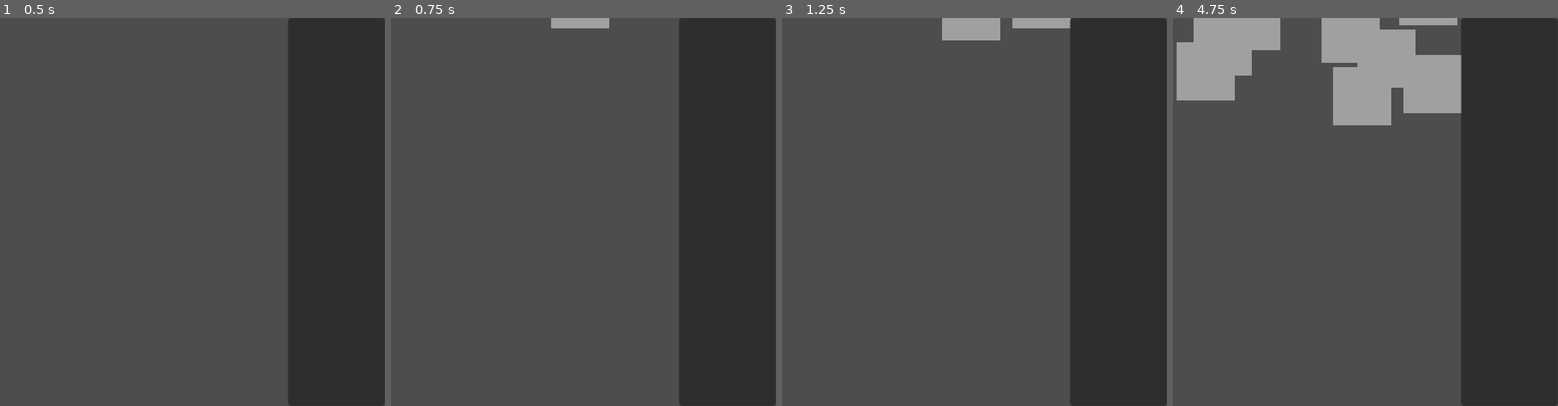
Above: before the commit, frames 1-4 (left to right).
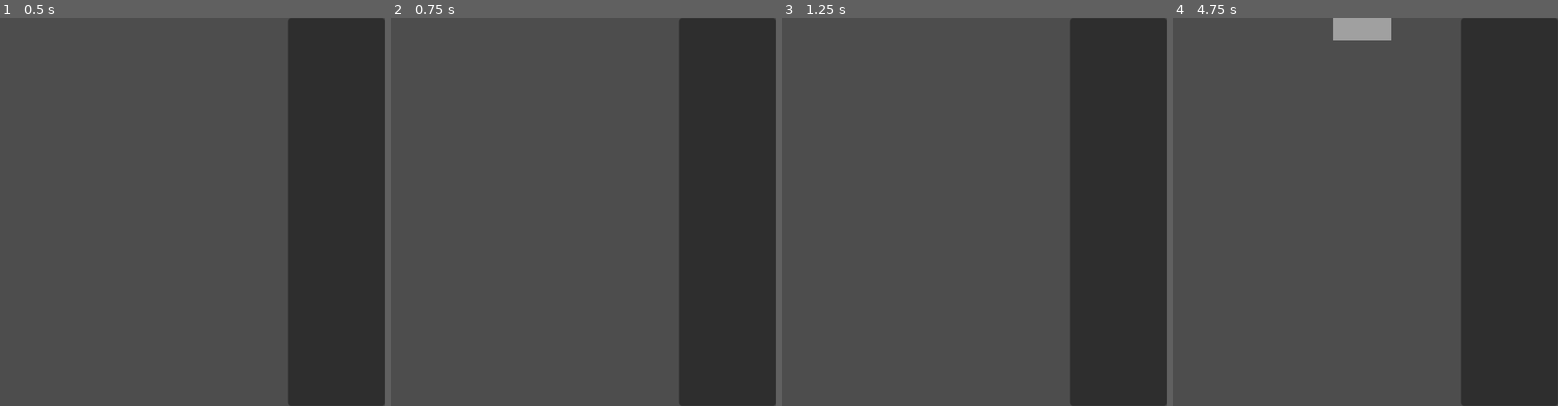
Above: after the commit, the same moments.

Repository: Zoidmania/gdex-2023-winter
Game: Godot game, scene res://stages/stage_1.tscn
Same seed, same stepped clock (60 frames per second), same inputs: the game is played once before the commit and once after it. The engine's default icon, where the game draws it, is replaced by a stand-in: a white triangle on a blue panel in a dark square.
Inputs:
- Up to frame 1 (0.5 s): no input
- Up to frame 2 (0.75 s): tap Enter at 0.5 s; hold Right (santa_move_right) from 0.53 s (still down); tap Space (santa_shoot) at 0.6 s
- Up to frame 3 (1.25 s): keep holding Right (santa_move_right)
- Up to frame 4 (4.75 s): release Right (santa_move_right) at 1.28 s; hold Down (santa_move_down) 1.28-2.03 s; tap Space (santa_shoot) every 0.75 s from 1.35 to 4.35 s; hold Right (santa_move_right) 2.03-2.78 s; hold Up (santa_move_up) 2.78-3.53 s; hold Left (santa_move_left) from 3.53 s (still down)

Frame 1 is identical in both runs. In frame 2, 0.4% of the frame differs, in the area x 41-57%, y 0-3%; in frame 3, 1.3%; in frame 4, 11%, in the area x 0-75%, y 0-28%.

Commit message:
create base stage scene, change stage1 to inherit base stage scene

Diff:
--- /dev/null
+++ b/src/stages/stage.tscn
@@ -0,0 +1,7 @@
+[gd_scene load_steps=2 format=3 uid="uid://cv75r8ff33mru"]
+
+[ext_resource type="PackedScene" uid="uid://dt47ouy0h30vr" path="res://hud.tscn" id="1_ofi62"]
+
+[node name="Stage" type="Node2D"]
+
+[node name="HUD" parent="." instance=ExtResource("1_ofi62")]
--- a/src/stages/stage_1.tscn
+++ b/src/stages/stage_1.tscn
@@ -1,12 +1,10 @@
-[gd_scene load_steps=4 format=3 uid="uid://blke6hd32d6xy"]
+[gd_scene load_steps=4 format=3 uid="uid://d1op0dhpjdb7l"]
 
-[ext_resource type="PackedScene" uid="uid://dt47ouy0h30vr" path="res://hud.tscn" id="1_nff42"]
+[ext_resource type="PackedScene" uid="uid://cv75r8ff33mru" path="res://stages/stage.tscn" id="1_o1ghk"]
 [ext_resource type="PackedScene" uid="uid://cyfrv23x7cjxg" path="res://stages/stage_1_enemy_generator.tscn" id="1_s5i7o"]
 [ext_resource type="PackedScene" uid="uid://y0utk1nx72vy" path="res://enemies/grey_goat.tscn" id="2_dfvkc"]
 
-[node name="Stage1" type="Node2D"]
+[node name="Stage1" instance=ExtResource("1_o1ghk")]
 
-[node name="HUD" parent="." instance=ExtResource("1_nff42")]
-
-[node name="Stage1EnemyGenerator" parent="." instance=ExtResource("1_s5i7o")]
+[node name="Stage1EnemyGenerator" parent="." index="1" instance=ExtResource("1_s5i7o")]
 grey_goat_scene = ExtResource("2_dfvkc")
--- a/src/stages/stage_1_enemy_generator.tscn
+++ b/src/stages/stage_1_enemy_generator.tscn
@@ -8,6 +8,6 @@
 grey_goat_scene = null
 
 [node name="GreyGoatTimer" type="Timer" parent="." index="1"]
-wait_time = 0.5
+wait_time = 4.0
 one_shot = true
 autostart = true
